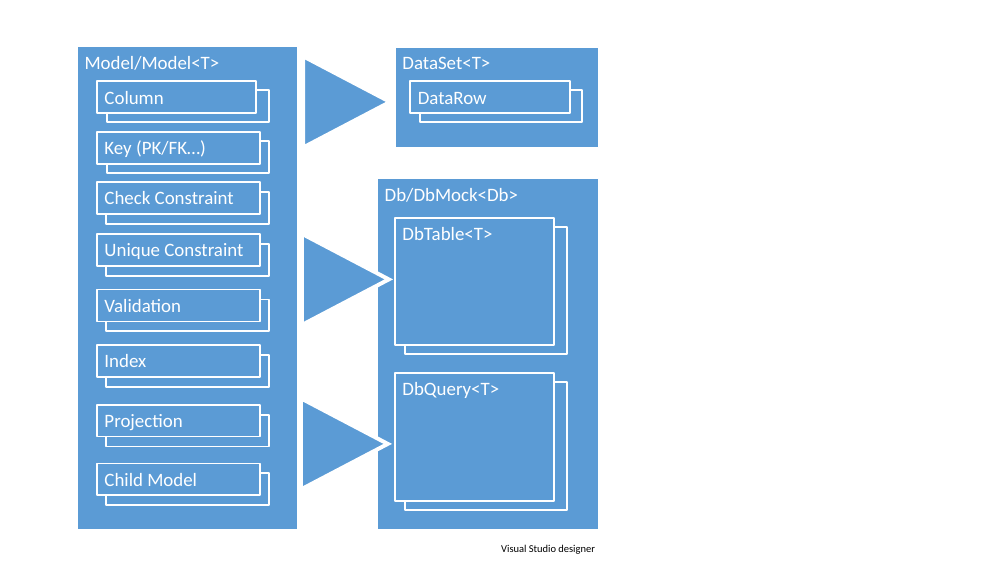
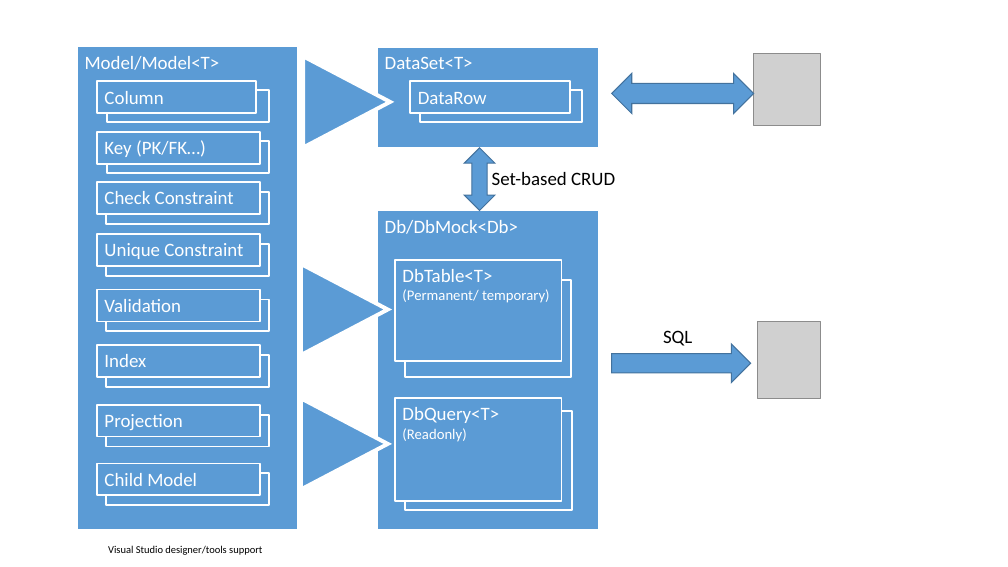
Before and after one commit to DevZest/RDO.Net, a slide deck: slide 1 of src/Docs/primitives/RdoDataArchitecture.pptx. Drawn at 1008x567 pixels with LibreOffice and Linux fonts; fonts in the diff are those of the drawing; grey boxes stand for pictures; background and template pictures are left out. Boxes give left, top, right and bottom in pixels: in the first picture for what was removed or moved away, otherwise in the second. Text is boxed around its words. In the diff, an @@ line names an element or a change of style, - is before the commit and + after.

```diff
--- a/src/Docs/primitives/RdoDataArchitecture.pptx
+++ b/src/Docs/primitives/RdoDataArchitecture.pptx
@@ rectangle "DataSet<T>" resized from (x1=395, y1=47, x2=599, y2=147) to (x1=377, y1=47, x2=599, y2=147) @@
@@ picture added at (x1=754, y1=54, x2=820, y2=126) @@
@@ left right arrow added at (x1=612, y1=73, x2=754, y2=113), fill #5B9BD5, outline #43739E 1 pt @@
@@ up down arrow added at (x1=464, y1=147, x2=495, y2=210), fill #5B9BD5, outline #43739E 1 pt @@
@@ text added at (x1=492, y1=172, x2=615, y2=185), 18 pt, text #000000 @@
+Set-based CRUD
@@ rectangle "Db/DbMock<Db>" resized from (x1=377, y1=178, x2=599, y2=530) to (x1=377, y1=210, x2=599, y2=530) @@
@@ down arrow moved from (x1=302, y1=234, x2=389, y2=325) to (x1=301, y1=264, x2=388, y2=355) @@
@@ rectangle "DbTable<T>" resized from (x1=395, y1=218, x2=555, y2=345) to (x1=395, y1=260, x2=562, y2=362) @@
@@ text in rectangle at (x1=402, y1=289, x2=550, y2=303): paragraph added @@
+(Permanent/ temporary)
@@ rectangle resized from (x1=405, y1=227, x2=566, y2=354) to (x1=405, y1=281, x2=571, y2=377) @@
@@ picture added at (x1=758, y1=321, x2=820, y2=399) @@
@@ right arrow added at (x1=612, y1=344, x2=751, y2=383), fill #5B9BD5, outline #43739E 1 pt @@
@@ text added at (x1=663, y1=330, x2=692, y2=346), 18 pt, text #000000 @@
+SQL
@@ rectangle "DbQuery<T>" resized from (x1=395, y1=374, x2=555, y2=501) to (x1=395, y1=399, x2=562, y2=501) @@
@@ rectangle resized from (x1=405, y1=383, x2=566, y2=510) to (x1=405, y1=411, x2=572, y2=510) @@
@@ text in rectangle at (x1=402, y1=428, x2=466, y2=442): paragraph added @@
+(Readonly)
@@ text at (x1=108, y1=545, x2=262, y2=555): text changed @@
-Visual Studio designer
+Visual Studio designer/tools support
```
Also in this commit, not shown: 11 other files.
